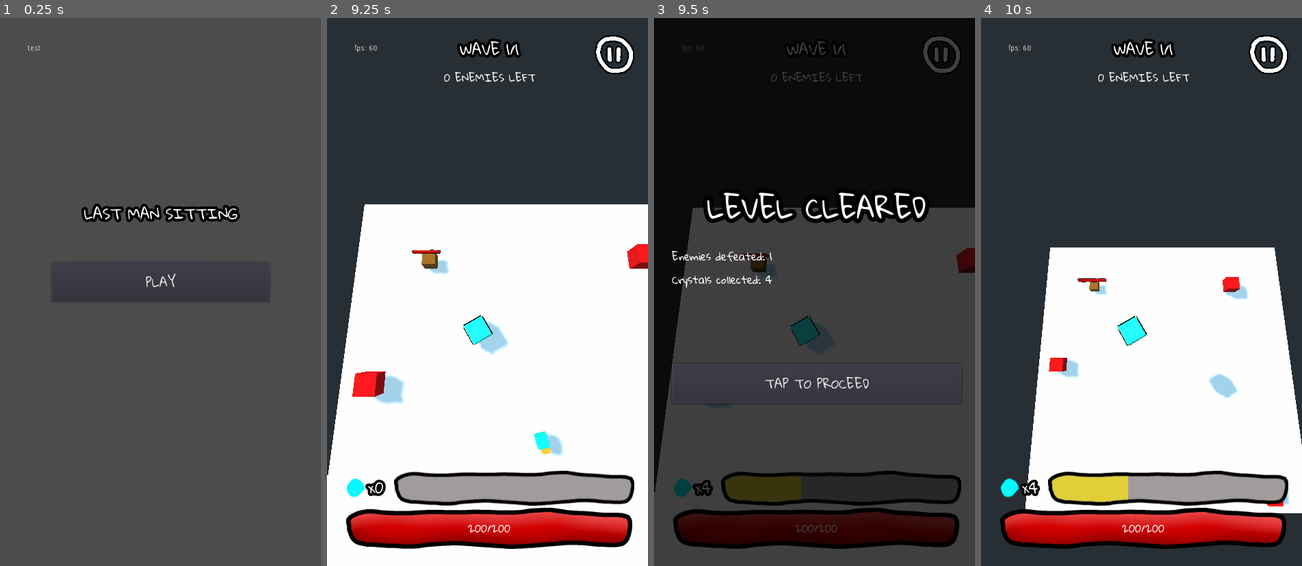
Above: before the commit, frames 1-4 (left to right).
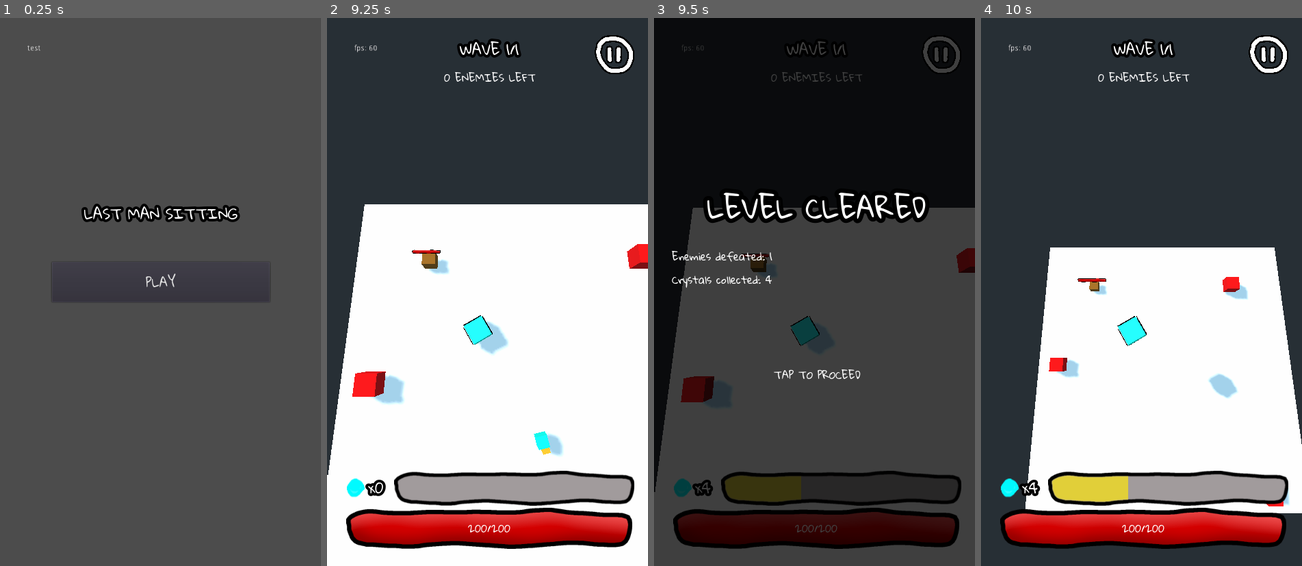
Above: after the commit, the same moments.

Repository: jeffsieu/coma-dash
Game: Godot game, scene res://Scene/Game.tscn
The game is run twice, just before and just after one commit, with the same random seed, the same clock (stepped at 60 frames per second) and the same inputs.
Inputs (mouse positions are in pixels of both pictures, inside the frame that each line leads up to):
- Up to frame 1 (0.25 s): no input
- Up to frame 2 (9.25 s): click "PLAY" at 0.5 s; move the mouse to (558, 264) at 1.27 s; click (558, 264) at 1.42 s; drag from (423, 319) to (471, 401) at 2.02 s; move the mouse to (519, 171) at 2.77 s; click (519, 171) at 2.92 s; drag from (471, 401) to (391, 209) at 3.52 s; move the mouse to (583, 374) at 4.27 s; click (583, 374) at 4.42 s; drag from (391, 209) to (439, 155) at 5.02 s; move the mouse to (503, 292) at 5.77 s; click (503, 292) at 5.92 s; drag from (439, 155) to (423, 319) at 6.52 s; move the mouse to (558, 264) at 7.27 s; click (558, 264) at 7.42 s; drag from (423, 319) to (471, 401) at 8.02 s; move the mouse to (519, 171) at 8.77 s; click (519, 171) at 8.92 s
- Up to frame 3 (9.5 s): no input
- Up to frame 4 (10 s): click (1144, 385) at 9.5 s, where only the run before the commit has a clickable "TAP TO PROCEED"

Frames 1-2 are identical in both runs. In frame 3, 0.8% of the frame differs, in the area x 5-67%, y 63-71%; in frame 4, nothing differs.

Commit message:
Change back to tap to proceed

Diff:
--- a/GUI/ClearedMenu.gd
+++ b/GUI/ClearedMenu.gd
@@ -9,5 +9,8 @@
 	_enemies_defeated.text = "Enemies defeated: %d" % enemies_died
 	_crystal_count.text = "Crystals collected: %d" % crystal_count
 
-func _on_TapNext_pressed() -> void:
-	emit_signal("proceed_next")
+func _input(event: InputEvent) -> void:
+	if is_visible_in_tree():
+		if event is InputEventScreenTouch:
+			if not event.is_pressed():
+				emit_signal("proceed_next")
--- a/GUI/ClearedMenu.tscn
+++ b/GUI/ClearedMenu.tscn
@@ -1,9 +1,8 @@
-[gd_scene load_steps=5 format=2]
+[gd_scene load_steps=4 format=2]
 
 [ext_resource path="res://GUI/Heading2.tres" type="DynamicFont" id=1]
 [ext_resource path="res://GUI/Title.tres" type="DynamicFont" id=2]
 [ext_resource path="res://GUI/ClearedMenu.gd" type="Script" id=3]
-[ext_resource path="res://GUI/Button.tres" type="DynamicFont" id=4]
 
 [node name="ClearedMenu" type="MarginContainer"]
 margin_right = 582.0
@@ -63,11 +62,11 @@
 custom_fonts/font = ExtResource( 1 )
 text = "Crystals collected: 0"
 
-[node name="TapNext" type="Button" parent="MarginContainer/VBoxContainer"]
+[node name="TapNext" type="Label" parent="MarginContainer/VBoxContainer"]
 margin_top = 583.0
 margin_right = 518.0
 margin_bottom = 658.0
 rect_min_size = Vector2( 0, 75 )
-custom_fonts/font = ExtResource( 4 )
+custom_fonts/font = ExtResource( 1 )
 text = "TAP TO PROCEED"
-[connection signal="pressed" from="MarginContainer/VBoxContainer/TapNext" to="." method="_on_TapNext_pressed"]
+align = 1
